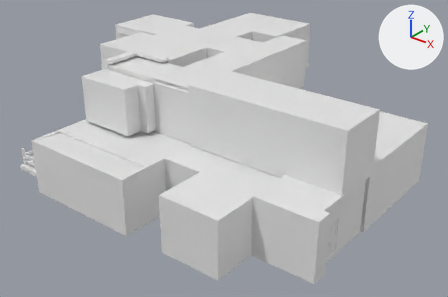
Renders of the Blender file Assets/LevelLayouts/HouseLayoutRough.blend from each side of a commit.
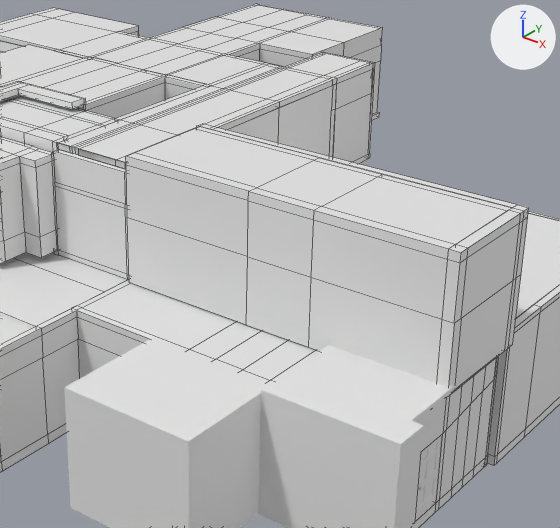
Old and new are each drawn whole from a 50 mm camera at (26.5, -29.2, 19.3) aimed at (2.7, 0.5, 0.9) and again close up on the part from 29% to 88% of the width and 4% to 88% of the height. The lights are fixed; the arrows at upper right show +X, +Y and +Z. The older version's two pictures come first. The close-ups show mesh edges as thin lines.

Before the edit, the objects in view are built like this:
```python
me_cube_001 = bpy.data.meshes.new('Cube.001')
me_cube_001.from_pydata(...)  # 2099 vertices, 1965 faces, 4 loose edges; spans x -10.3..14.0, y -9.8..12.9, z -0.8..14.6
me_cube_024 = bpy.data.meshes.new('Cube.024')
me_cube_024.from_pydata(...)  # 120 vertices, 112 faces; spans x 7.54..13.8, y -0.29..7.75, z 0.4..8.78
me_cube_059 = bpy.data.meshes.new('Cube.059')
me_cube_059.from_pydata(...)  # 270 vertices, 264 faces; spans x 0.0..17.2, y -2.7..2.7, z -17.0..17.1
ob_cube = bpy.data.objects.new('Cube', me_cube_001)
ob_cube.location = (0.0, 0.0, -0.5)
ob_cube.rotation_euler = (0.0000102, -0.000195, 0.0)  # degrees (0, 0, 0)
ob_cube.scale = (1.0, 1.0, 0.5)
ob_cube_021 = bpy.data.objects.new('Cube.021', me_cube_024)
ob_cube_021.location = (0.0, 0.0, -1.1)
ob_cube_021.rotation_euler = (0.0000102, -0.000195, 0.0)  # degrees (0, 0, 0)
ob_cube_021.scale = (1.0, 1.0, 0.5)
ob_doormesh_005 = bpy.data.objects.new('DoorMesh.005', me_cube_059)
ob_doormesh_005.location = (13.92, -4.0, 1.02)
ob_doormesh_005.rotation_euler = (0.0, 0.0, 1.565)  # degrees (0, 0, 90)
ob_doormesh_005.scale = (-0.0603, 0.0465, 0.0603)
# also in view: 'Cube.008' at (9.1, -2.6, 5.2); 'DoorMesh.006' at (8.8, -5.7, 1.8); 'Cube.028' at (-1.2, -3.6, 5.3)
```
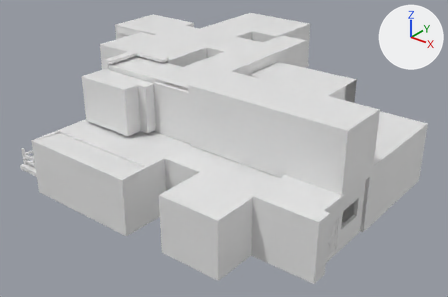
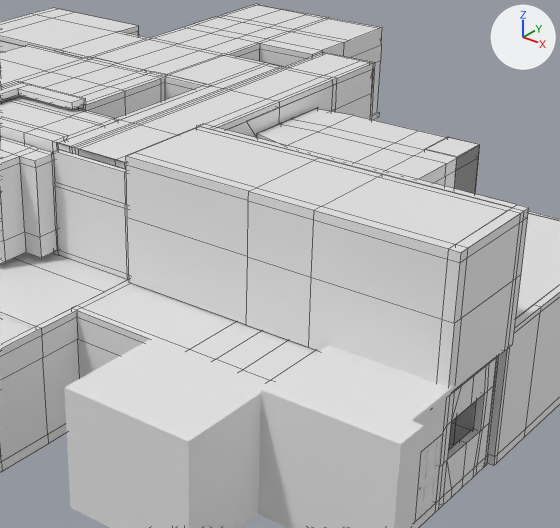
What the commit changed:
me_cube_001 is used by ob_cube; location (0.0, 0.0, -0.5); rotation (0.0000102, -0.000195, 0.0), in degrees (0, 0, 0); scale (1.0, 1.0, 0.5).
me_cube_001 had 2099 vertices, 1965 faces, 4 loose edges and spanned x -10.3..14.0, y -9.8..12.9, z -0.8..14.6.
me_cube_001 now has 2524 vertices, 2366 faces, 4 loose edges and spans x -10.3..14.0, y -9.8..12.9, z -0.8..14.6.
me_cube_001 part 1: 1 vertex moved from x -10.0, y 5.9, z 12.1 to x -10.0, y 6.3, z 12.0; 32 vertices removed from x -10.3..14.0, y -3.8..12.7, z 5.1..14.2; 457 vertices added at x -10.3..14.0, y -4.0..12.9, z 0.4..14.6.

Pixel boxes (x1, y1, x2, y2) of what changed, in the close-ups (560 x 528 px):
part 1 of me_cube_001, built on: before (436, 358, 497, 502); after (0, 5, 497, 508)
